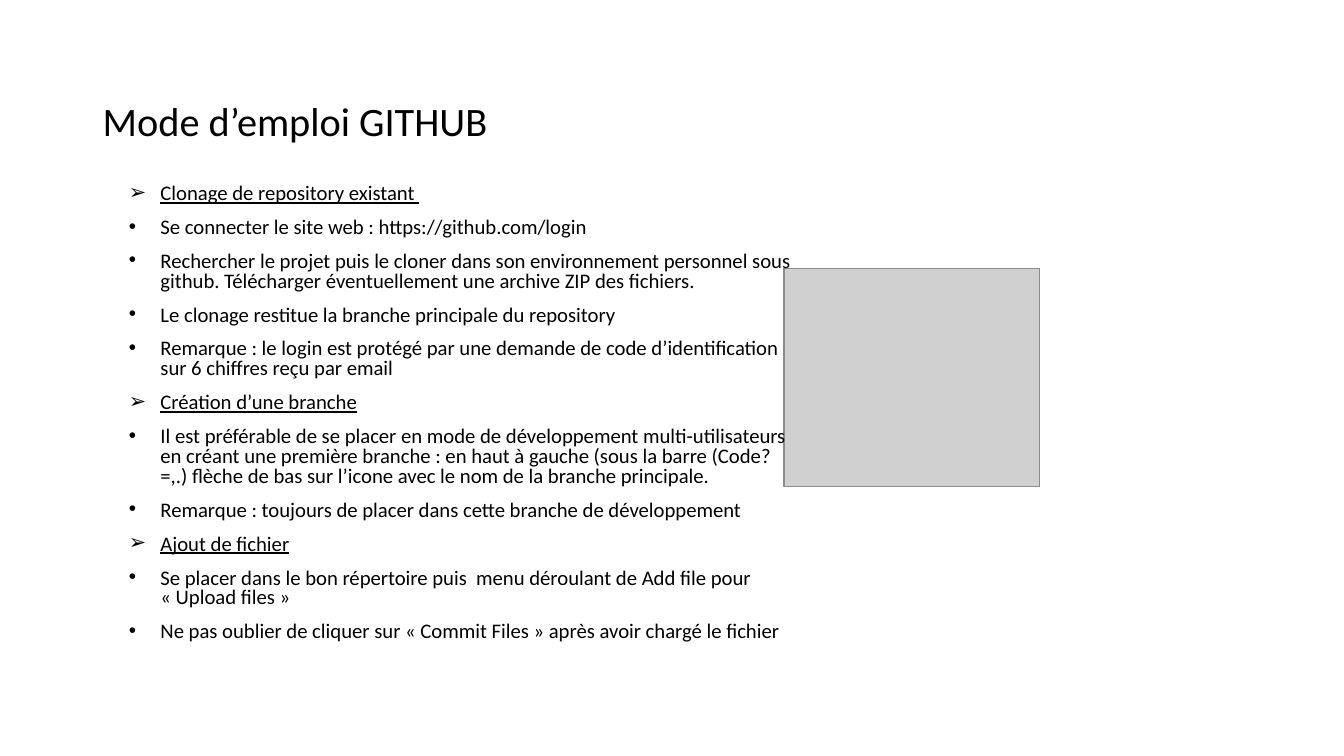
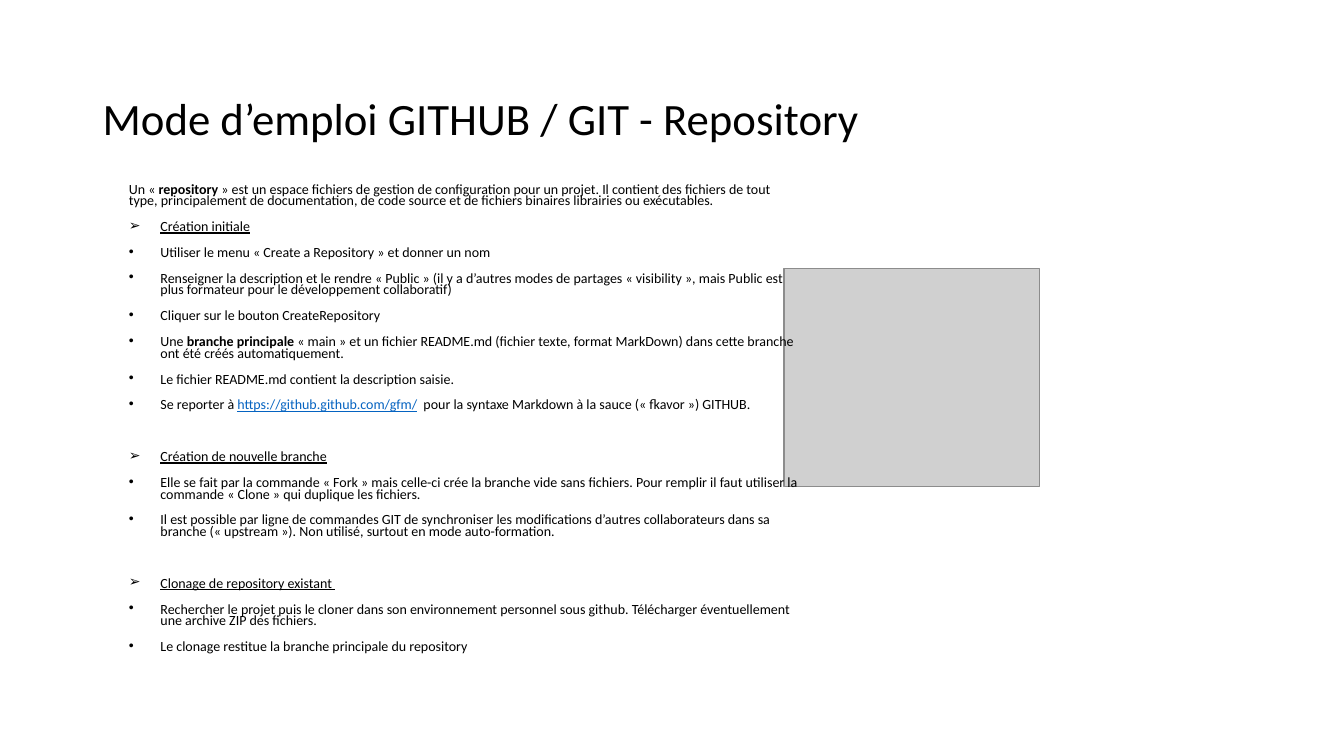
Before and after one commit to dominiquelaurain/fastecdsa, a slide deck: slide 6 of docs/Autoformation_Git.pptx (slide 5 before the commit). Drawn at 1344x756 pixels with LibreOffice and Linux fonts; fonts in the diff are those of the drawing; grey boxes stand for pictures. Boxes give left, top, right and bottom in pixels: in the first picture for what was removed or moved away, otherwise in the second. Text is boxed around its words. In the diff, an @@ line names an element or a change of style, - is before the commit and + after.

```diff
--- a/docs/Autoformation_Git.pptx
+++ b/docs/Autoformation_Git.pptx
@@ title at <box>103,103,858,143</box>: text changed; size 28.8 to 32 pt @@
-Mode d’emploi GITHUB
+Mode d’emploi GITHUB / GIT - Repository
@@ text at <box>129,184,797,539</box>: paragraphs added @@
+Un « repository » est un espace fichiers de gestion de configuration pour un projet. Il contient des fichiers de tout type, principalement de documentation, de code source et de fichiers binaires librairies ou exécutables.
+➢ Création initiale
+• Utiliser le menu « Create a Repository » et donner un nom
+• Renseigner la description et le rendre « Public » (il y a d’autres modes de partages « visibility », mais Public est plus formateur pour le développement collaboratif)
+• Cliquer sur le bouton CreateRepository
+• Une branche principale « main » et un fichier README.md (fichier texte, format MarkDown) dans cette branche ont été créés automatiquement.
+• Le fichier README.md contient la description saisie.
+• Se reporter à https://github.github.com/gfm/ pour la syntaxe Markdown à la sauce (« fkavor ») GITHUB.
+➢ Création de nouvelle branche
+• Elle se fait par la commande « Fork » mais celle-ci crée la branche vide sans fichiers. Pour remplir il faut utiliser la commande « Clone » qui duplique les fichiers.
+• Il est possible par ligne de commandes GIT de synchroniser les modifications d’autres collaborateurs dans sa branche (« upstream »). Non utilisé, surtout en mode auto-formation.
@@ text at <box>160,219,587,238</box>: paragraph removed @@
-• Se connecter le site web : https://github.com/login
@@ text at <box>160,340,785,642</box>: paragraphs removed @@
-• Remarque : le login est protégé par une demande de code d’identification sur 6 chiffres reçu par email
-➢ Création d’une branche
-• Il est préférable de se placer en mode de développement multi-utilisateurs en créant une première branche : en haut à gauche (sous la barre (Code?=,.) flèche de bas sur l’icone avec le nom de la branche principale.
-• Remarque : toujours de placer dans cette branche de développement
-➢ Ajout de fichier
-• Se placer dans le bon répertoire puis menu déroulant de Add file pour « Upload files »
-• Ne pas oublier de cliquer sur « Commit Files » après avoir chargé le fichier
@@ text at <box>160,578,789,654</box>: size 14.8 to 10 pt in "Clonage de repository existant", "Rechercher le projet puis le cloner dans ...", "Le clonage restitue la branche principale du ..."; line spacing 0.8 to 0.7 @@
```
Also in this commit, not shown: 3 other slides changed, 8 slides added.
